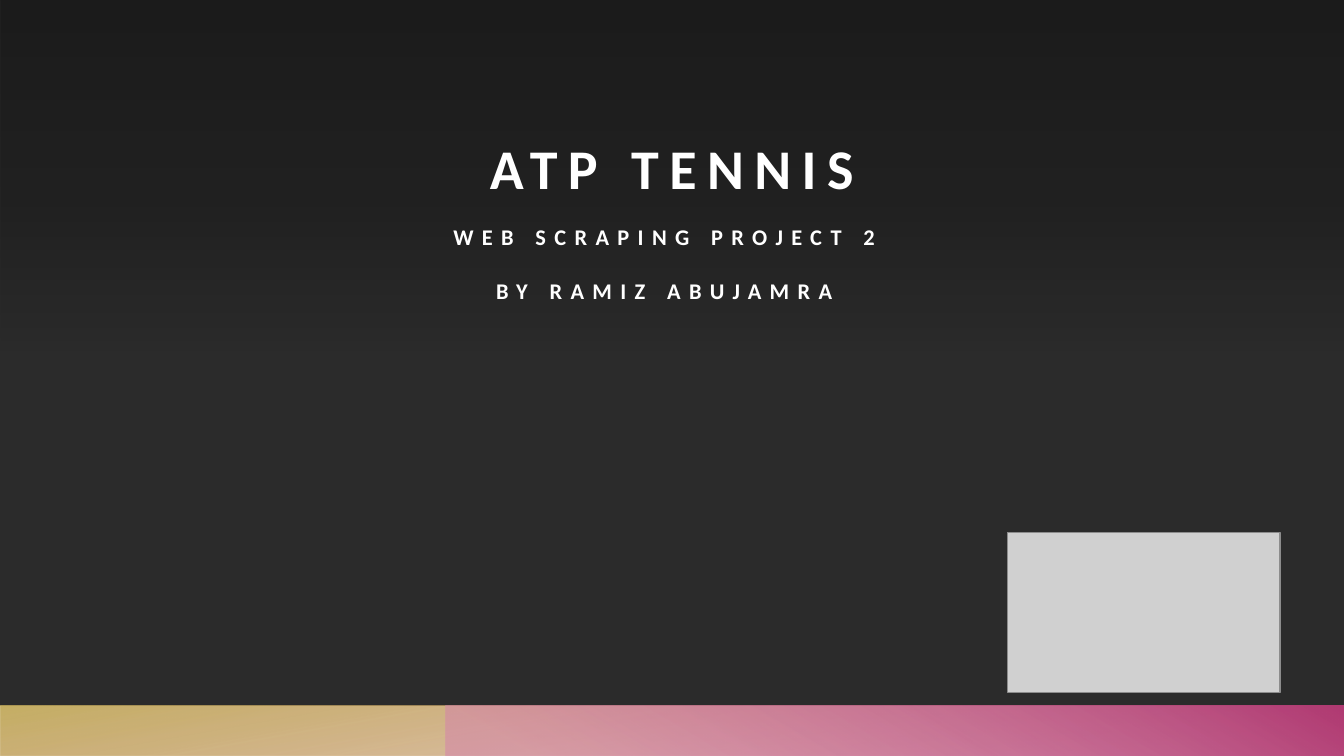
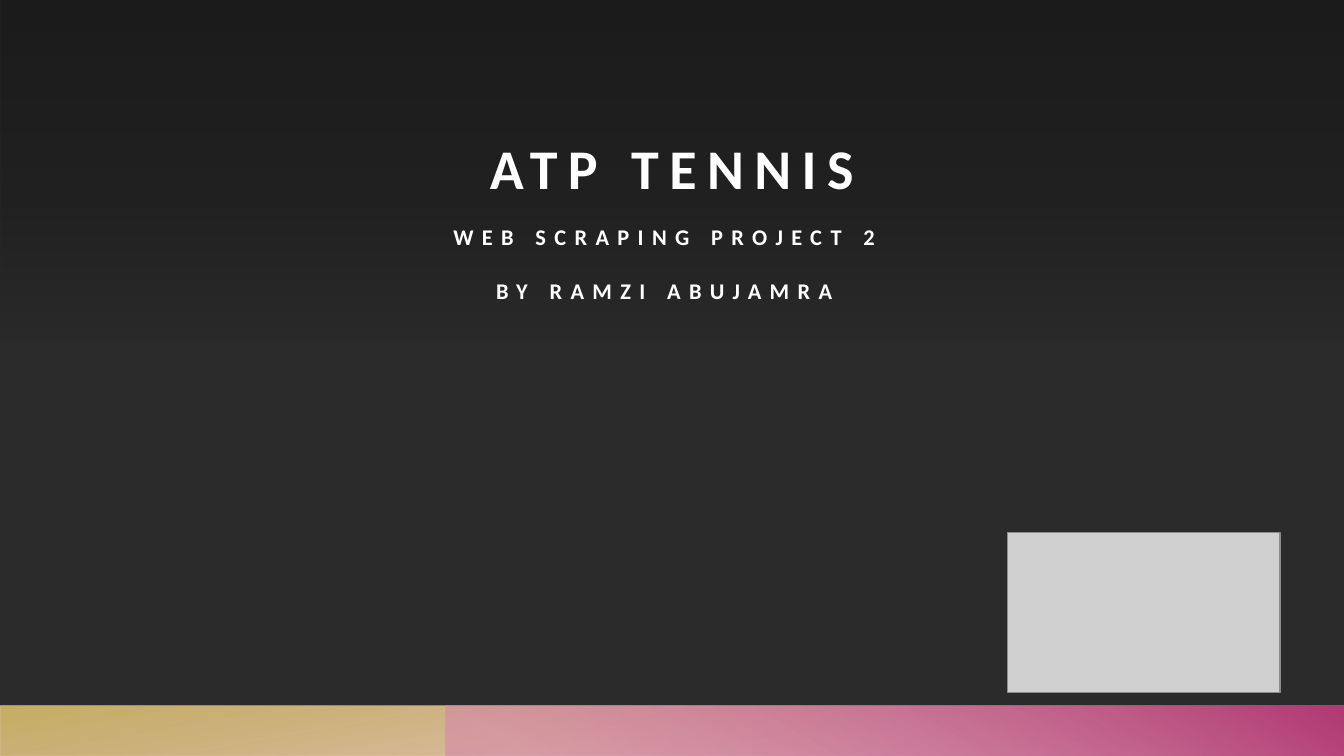
Before and after one commit to rabujamra/Scrapy_Project, a slide deck: slide 1 of WebScraping_Tennis.pptx. Drawn at 1344x756 pixels with LibreOffice and Linux fonts; fonts in the diff are those of the drawing; grey boxes stand for pictures; background and template pictures are left out; a plain dark background stands for a picture behind light text. Boxes give left, top, right and bottom in pixels: in the first picture for what was removed or moved away, otherwise in the second. Text is boxed around its words. In the diff, an @@ line names an element or a change of style, - is before the commit and + after.

```diff
--- a/WebScraping_Tennis.pptx
+++ b/WebScraping_Tennis.pptx
@@ subtitle at bbox=[496, 284, 832, 299]: text changed @@
-BY RAMIZ ABUJAMRA
+BY RAMZI ABUJAMRA
```
Also in this commit, not shown: 4 other slides changed, 4 slides added, 1 other file.
